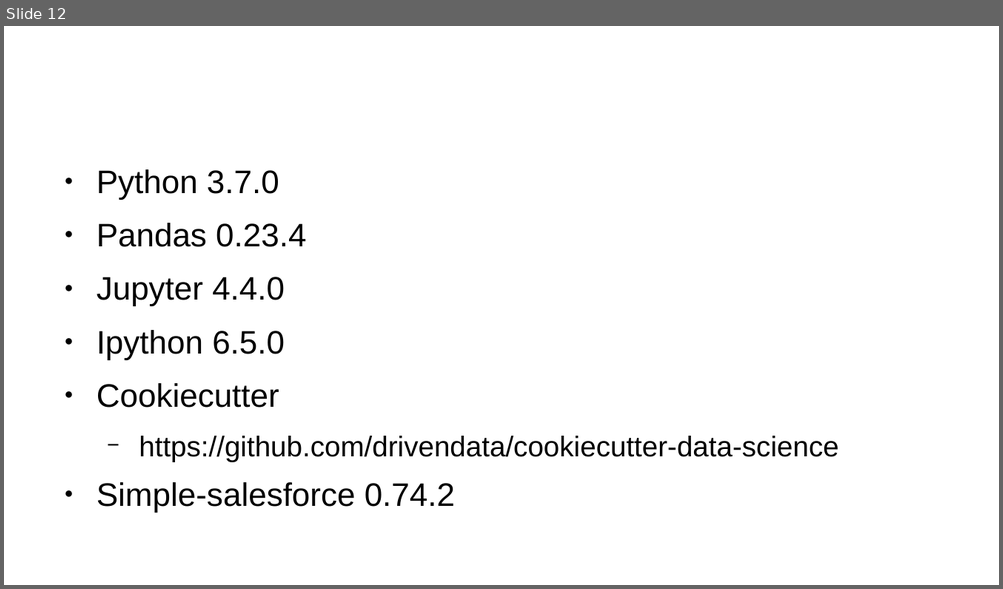
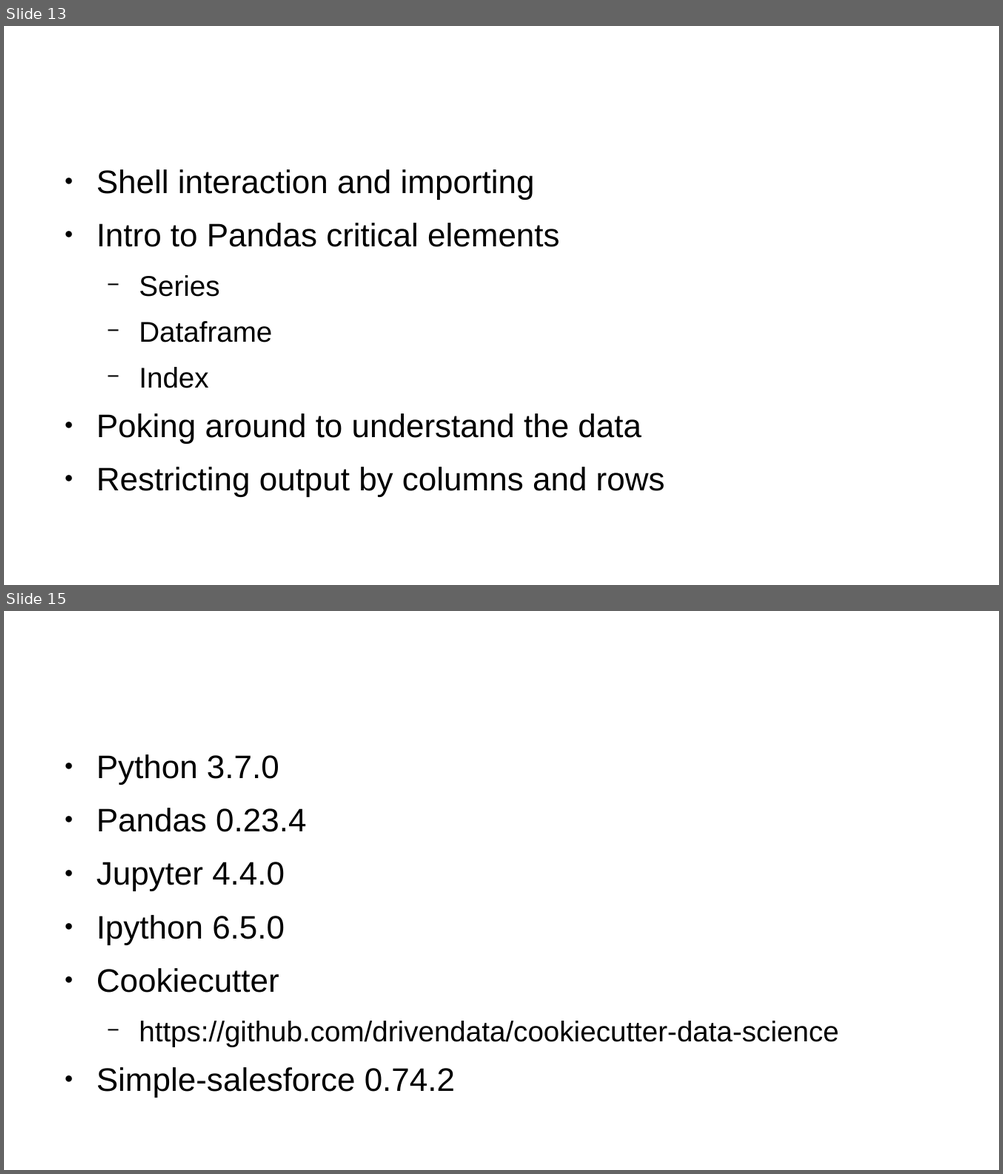
Before and after one commit to prodg1974/Jupyter-intro, a slide deck: JupyterPandas-PRodgers.odp. Shown one above the other, each under a label of ours: slide 12 before the commit, slides 13 and 15 after it; the slides between them are not shown. The pictures are 1003x589 and 1003x1174 pixels, drawn with LibreOffice and Linux fonts; fonts in the diff are those of the drawing; background and template pictures are left out. Boxes give left, top, right and bottom in pixels: in the first picture for what was removed or moved away, otherwise in the second. Text is boxed around its words. In the diff, an @@ line names an element or a change of style, - is before the commit and + after.

Commit message:
Added slides, worked through dataframe corruption in merge

```diff
--- a/JupyterPandas-PRodgers.odp
+++ b/JupyterPandas-PRodgers.odp
@@ slide 13 added at bbox=[4, 26, 999, 585], background #FFFFFF @@
@@ text added at bbox=[96, 170, 665, 497], 26 pt, text #000000 @@
+● Shell interaction and importing
+● Intro to Pandas critical elements
+  − Series
+  − Dataframe
+  − Index
+● Poking around to understand the data
+● Restricting output by columns and rows
@@ title added at bbox=[523, 414, 569, 438], 35.7 pt, text #FFFFFF @@
+Hands On – The Techniques
@@ what was slide 12 is now slide 15 @@
```
Also in this commit, not shown: 6 other slides added, 3 other files.
